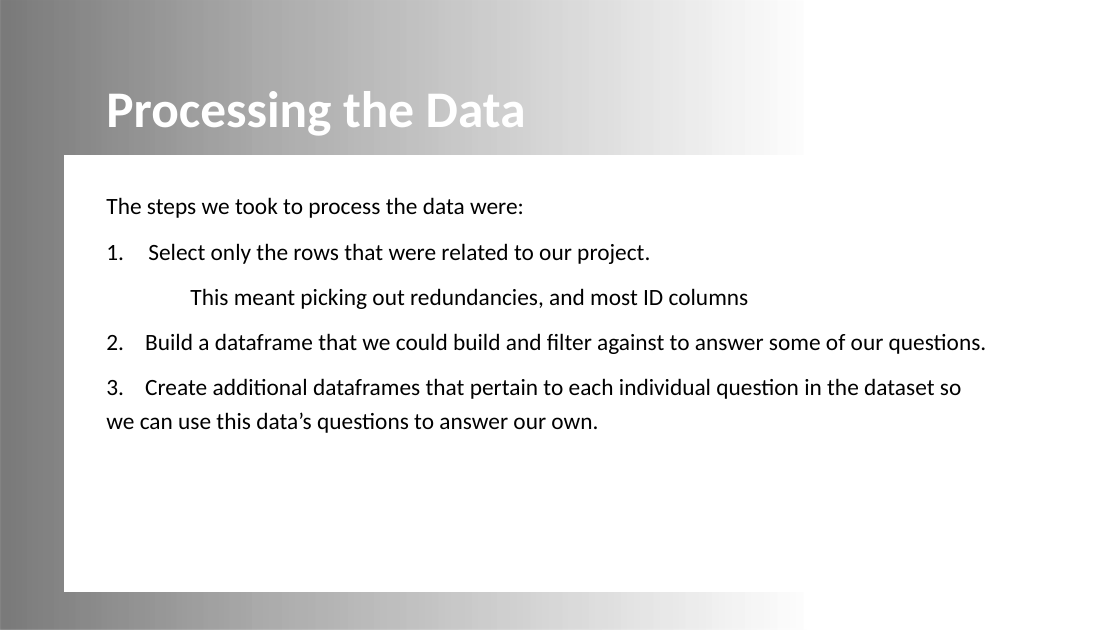
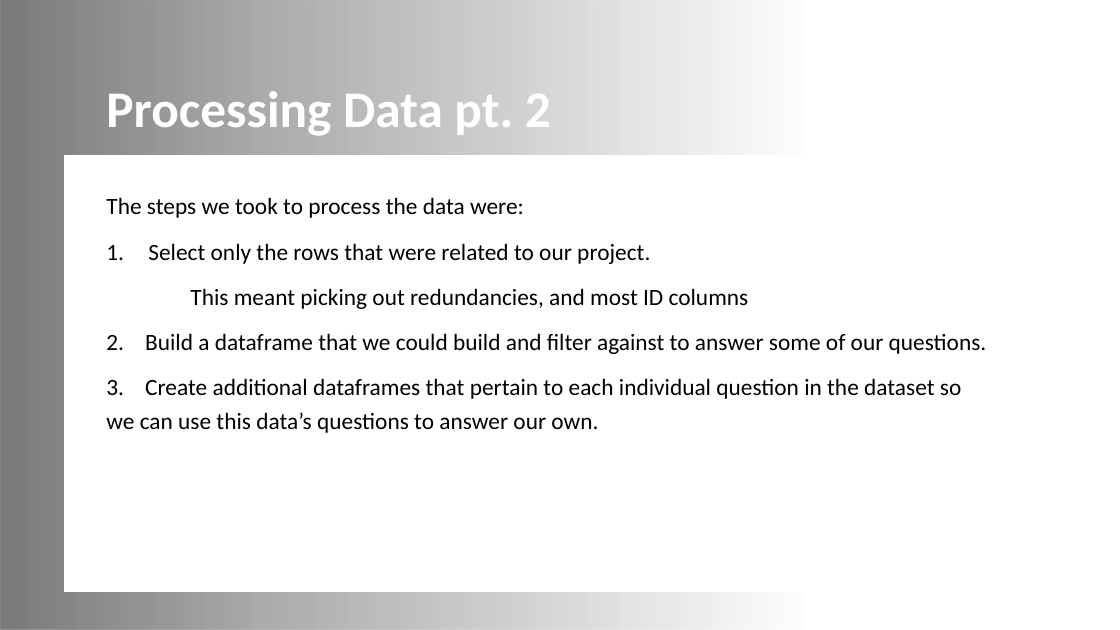
Before and after one commit to HudsonIAState/DS202Final, a slide deck: slide 5 of American Health Final Presentation DS202.pptx. Drawn at 1120x630 pixels with LibreOffice and Linux fonts; fonts in the diff are those of the drawing; background and template pictures are left out. Boxes give left, top, right and bottom in pixels: in the first picture for what was removed or moved away, otherwise in the second. Text is boxed around its words. In the diff, an @@ line names an element or a change of style, - is before the commit and + after.

```diff
--- a/American Health Final Presentation DS202.pptx
+++ b/American Health Final Presentation DS202.pptx
@@ title at (106,91,551,136): text changed @@
-Processing the Data
+Processing Data pt. 2
```
Also in this commit, not shown: 4 other slides changed, 1 other file.
